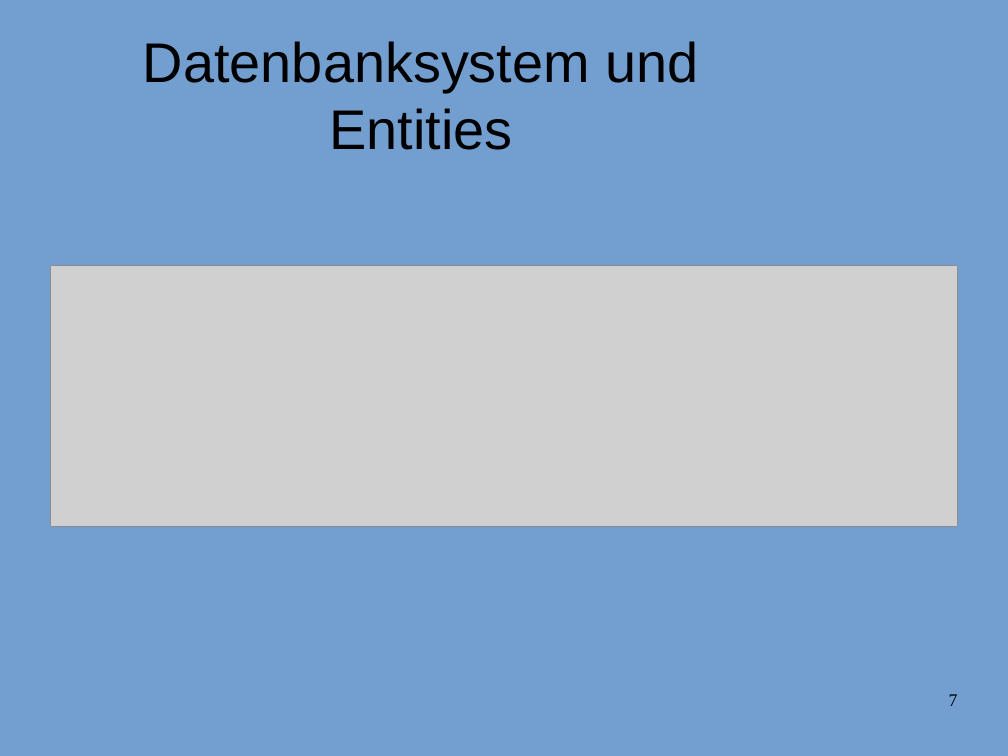
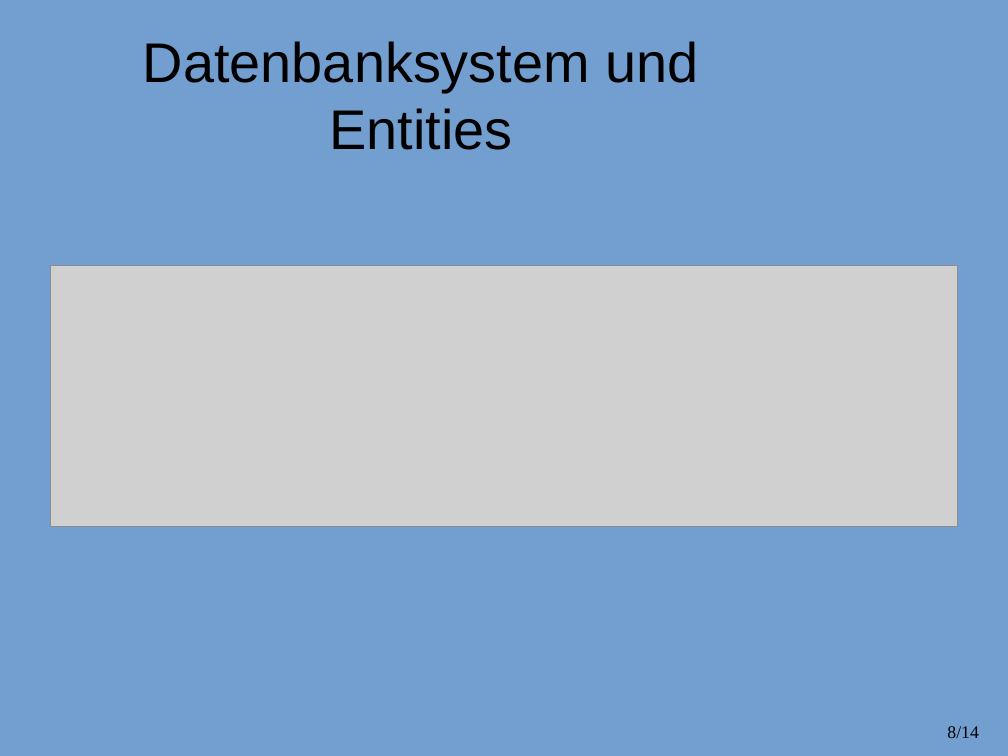
Before and after one commit to JackWolfskind/Tannte-Emma, a slide deck: slide 8 of doc/Präsentation/Präsentation.odp (slide 7 before the commit). Drawn at 1008x756 pixels with LibreOffice and Linux fonts; fonts in the diff are those of the drawing; grey boxes stand for pictures; background and template pictures are left out. Boxes give left, top, right and bottom in pixels: in the first picture for what was removed or moved away, otherwise in the second. Text is boxed around its words. In the diff, an @@ line names an element or a change of style, - is before the commit and + after.

```diff
--- a/doc/Präsentation/Präsentation.odp
+++ b/doc/Präsentation/Präsentation.odp
@@ page number removed at box(949, 694, 958, 706) @@
-7
@@ page number added at box(947, 726, 979, 738), 14 pt, text #000000 @@
+8/14
```
Also in this commit, not shown: 9 other slides changed, 4 slides added, 2 slides removed, 1 other file.
